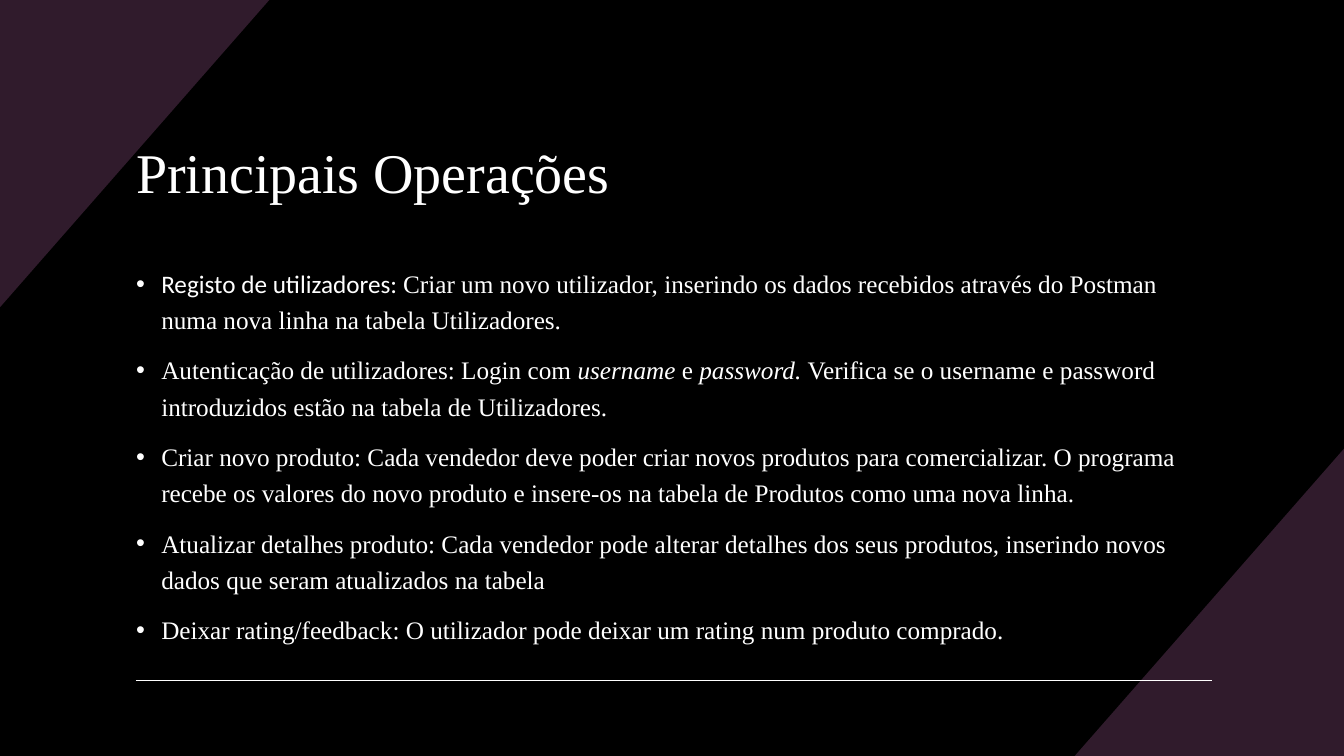
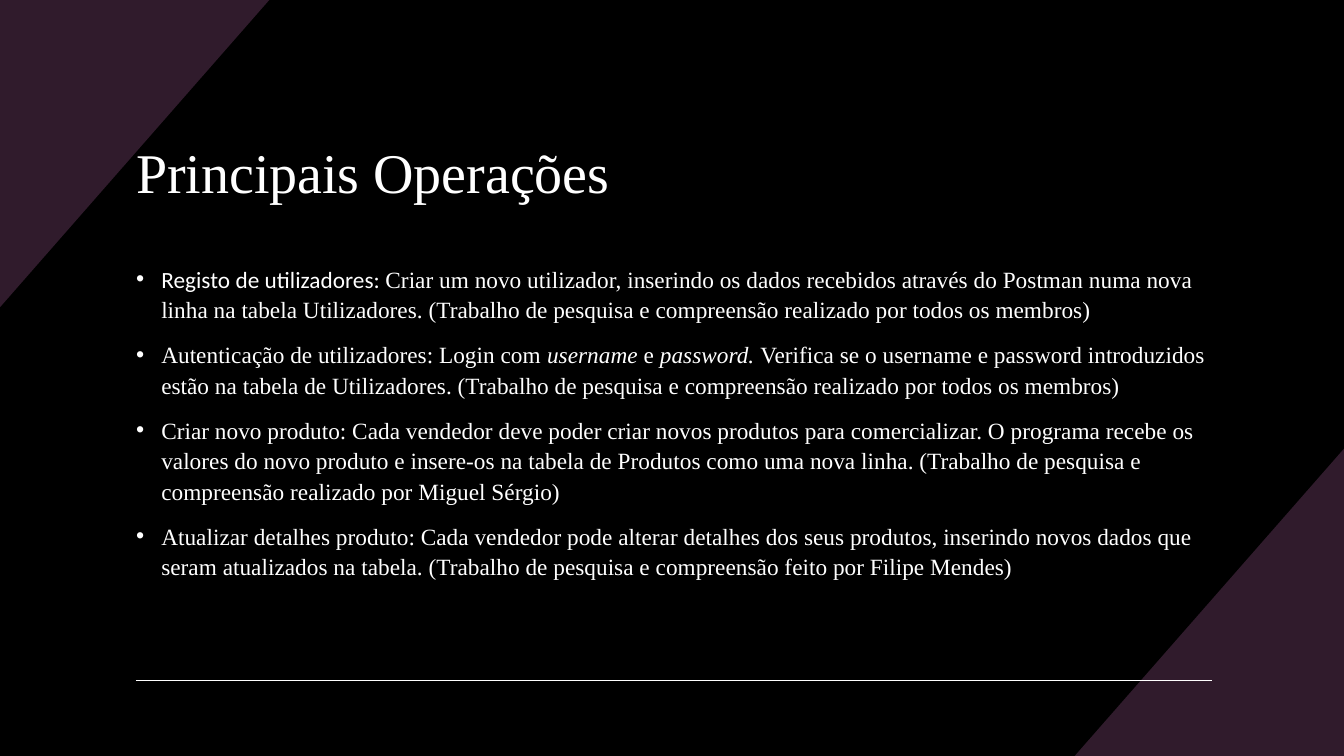
Before and after one commit to Famelgas/Projeto-BD, a slide deck: slide 4 of Diagramas/Apresentação do Projeto.pptx. Drawn at 1344x756 pixels with LibreOffice and Linux fonts; fonts in the diff are those of the drawing. Boxes give left, top, right and bottom in pixels: in the first picture for what was removed or moved away, otherwise in the second. Text is boxed around its words. In the diff, an @@ line names an element or a change of style, - is before the commit and + after.

```diff
--- a/Diagramas/Apresentação do Projeto.pptx
+++ b/Diagramas/Apresentação do Projeto.pptx
@@ text at [161, 271, 1205, 580]: text changed; size 18 to 16.6 pt @@
-• Registo de utilizadores: Criar um novo utilizador, inserindo os dados recebidos através do Postman numa nova linha na tabela Utilizadores.
-• Autenticação de utilizadores: Login com username e password. Verifica se o username e password introduzidos estão na tabela de Utilizadores.
-• Criar novo produto: Cada vendedor deve poder criar novos produtos para comercializar. O programa recebe os valores do novo produto e insere-os na tabela de Produtos como uma nova linha.
-• Atualizar detalhes produto: Cada vendedor pode alterar detalhes dos seus produtos, inserindo novos dados que seram atualizados na tabela
-• Deixar rating/feedback: O utilizador pode deixar um rating num produto comprado.
+• Registo de utilizadores: Criar um novo utilizador, inserindo os dados recebidos através do Postman numa nova linha na tabela Utilizadores. (Trabalho de pesquisa e compreensão realizado por todos os membros)
+• Autenticação de utilizadores: Login com username e password. Verifica se o username e password introduzidos estão na tabela de Utilizadores. (Trabalho de pesquisa e compreensão realizado por todos os membros)
+• Criar novo produto: Cada vendedor deve poder criar novos produtos para comercializar. O programa recebe os valores do novo produto e insere-os na tabela de Produtos como uma nova linha. (Trabalho de pesquisa e compreensão realizado por Miguel Sérgio)
+• Atualizar detalhes produto: Cada vendedor pode alterar detalhes dos seus produtos, inserindo novos dados que seram atualizados na tabela. (Trabalho de pesquisa e compreensão feito por Filipe Mendes)
```
Also in this commit, not shown: 6 other slides changed, 1 slide added, 18 other files.
